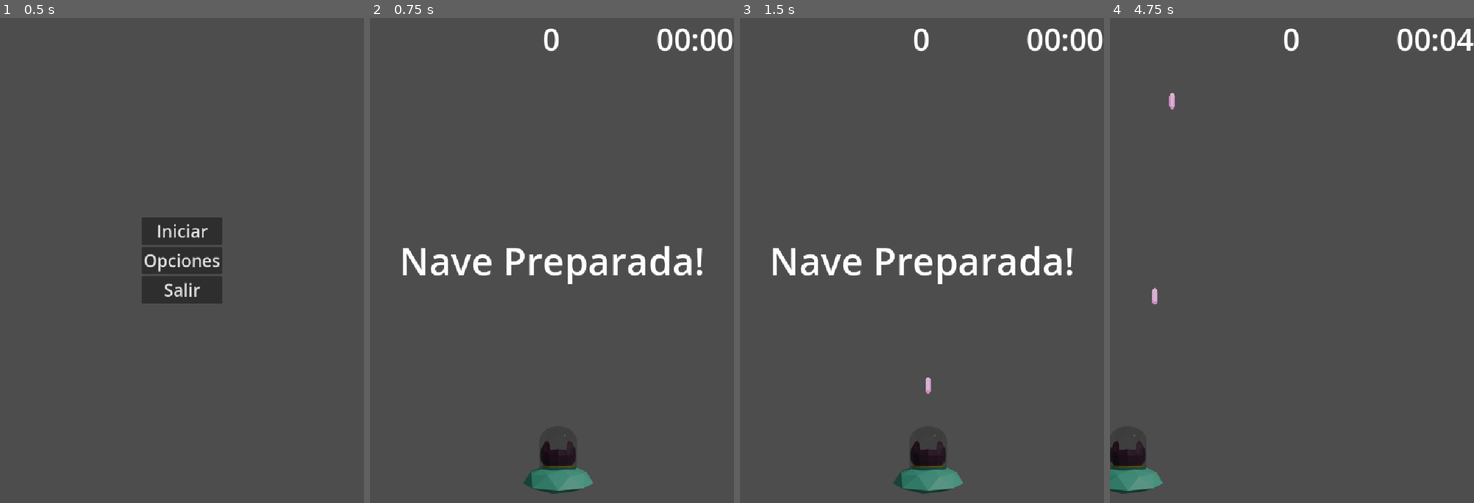
Above: before the commit, frames 1-4 (left to right).
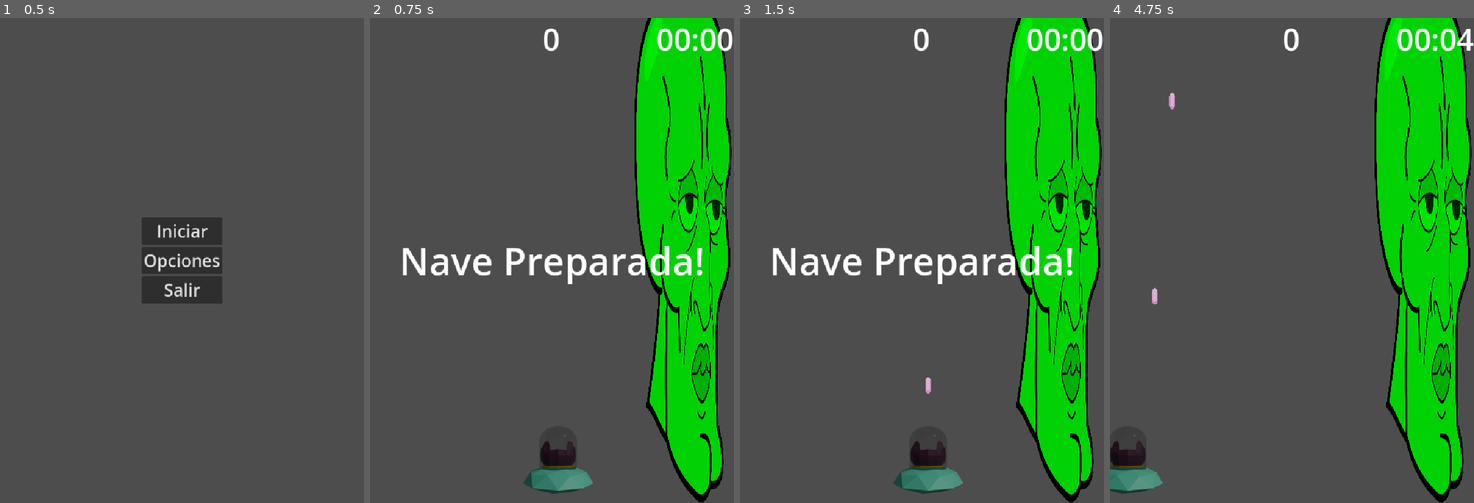
Above: after the commit, the same moments.

Repository: Ian-Jesus/El-viaje-de-Pon
Game: Godot game, scene res://Escenas/menu.tscn
The game is run twice, just before and just after one commit, with the same random seed, the same clock (stepped at 60 frames per second) and the same inputs. The engine's default icon, where the game draws it, is replaced by a stand-in: a white triangle on a blue panel in a dark square.
Inputs:
- Up to frame 1 (0.5 s): no input
- Up to frame 2 (0.75 s): click "Iniciar" at 0.5 s
- Up to frame 3 (1.5 s): tap Enter at 1.25 s; tap W (ata) at 1.35 s
- Up to frame 4 (4.75 s): tap D (der) at 1.55, 2.1, 3.05, 3.6, 4.55 s; hold A (izq) 2.03-2.78 s; tap W (ata) at 2.3, 2.85, 3.8, 4.35 s; hold A (izq) from 4.28 s (still down)

Frame 1 is identical in both runs. In frame 2, 20% of the frame differs, in the area x 72-100%, y 0-100%; in frame 3, 20%; in frame 4, 20%.

Commit message:
Dr Medusa_0
Hice el esqueleto del funcionamiento del Dr Medusa, ahora tengo que hacer los distintos ataques y el emote

Diff:
--- /dev/null
+++ b/Actores/dr_medusa.tscn
@@ -0,0 +1,40 @@
+[gd_scene format=3 uid="uid://bjteyx1ut0pop"]
+
+[ext_resource type="Script" uid="uid://dj6l8qljk0ph" path="res://Scripts/dr_medusa.gd" id="1_ufglm"]
+[ext_resource type="Texture2D" uid="uid://c1jtvjna3cix3" path="res://Sprites/PonOVni.png" id="2_yyt5b"]
+
+[sub_resource type="RectangleShape2D" id="RectangleShape2D_7asr5"]
+size = Vector2(180, 180)
+
+[sub_resource type="RectangleShape2D" id="RectangleShape2D_obaep"]
+size = Vector2(180, 170)
+
+[node name="DrMedusa" type="CharacterBody2D" unique_id=372033936 groups=["enemigo2"]]
+collision_layer = 2
+collision_mask = 4
+script = ExtResource("1_ufglm")
+
+[node name="areaDeteccion" type="Area2D" parent="." unique_id=1615595]
+collision_layer = 0
+collision_mask = 8
+
+[node name="CollisionShape2D" type="CollisionShape2D" parent="areaDeteccion" unique_id=1569007277]
+shape = SubResource("RectangleShape2D_7asr5")
+
+[node name="CollisionShape2D" type="CollisionShape2D" parent="." unique_id=91302955]
+shape = SubResource("RectangleShape2D_obaep")
+
+[node name="Sprite2D" type="Sprite2D" parent="." unique_id=1242693768]
+modulate = Color(0, 1, 0.023529412, 1)
+texture = ExtResource("2_yyt5b")
+
+[node name="Marker2D" type="Marker2D" parent="." unique_id=142022598]
+position = Vector2(0, 100)
+rotation = 3.1415927
+
+[node name="dispararT" type="Timer" parent="." unique_id=656514386]
+one_shot = true
+
+[connection signal="area_shape_exited" from="areaDeteccion" to="." method="_on_area_deteccion_area_shape_exited"]
+[connection signal="body_entered" from="areaDeteccion" to="." method="_on_area_deteccion_body_entered"]
+[connection signal="timeout" from="dispararT" to="." method="_on_disparar_t_timeout"]
--- /dev/null
+++ b/Actores/tentaculo.tscn
@@ -0,0 +1,19 @@
+[gd_scene format=3 uid="uid://c3yapkk2aa71y"]
+
+[ext_resource type="Texture2D" uid="uid://djl4v0bfdqec" path="res://Sprites/calamardo.png" id="1_qsrir"]
+
+[sub_resource type="RectangleShape2D" id="RectangleShape2D_7asr5"]
+size = Vector2(150, 1000)
+
+[node name="Tentanculo" type="Node2D" unique_id=1623238120]
+
+[node name="Area2D" type="Area2D" parent="." unique_id=71737169]
+collision_layer = 0
+
+[node name="CollisionShape2D" type="CollisionShape2D" parent="Area2D" unique_id=887624451]
+shape = SubResource("RectangleShape2D_7asr5")
+
+[node name="Sprite2D" type="Sprite2D" parent="." unique_id=1366824884]
+modulate = Color(0, 1, 0.023529412, 1)
+scale = Vector2(0.2, 0.8)
+texture = ExtResource("1_qsrir")
--- a/Escenas/nuevo_mundo.tscn
+++ b/Escenas/nuevo_mundo.tscn
@@ -4,6 +4,7 @@
 [ext_resource type="PackedScene" uid="uid://bfr1qv2bbm1we" path="res://Actores/pon.tscn" id="2_qeco3"]
 [ext_resource type="PackedScene" uid="uid://cijiqea28tuva" path="res://Escenas/hud.tscn" id="3_qeco3"]
 [ext_resource type="PackedScene" uid="uid://dh5jvlvmxv0ei" path="res://Escenas/area_inmune.tscn" id="4_eia5m"]
+[ext_resource type="PackedScene" uid="uid://c3yapkk2aa71y" path="res://Actores/tentaculo.tscn" id="5_ia3o7"]
 
 [sub_resource type="RectangleShape2D" id="RectangleShape2D_obaep"]
 size = Vector2(100, 2000)
@@ -43,3 +44,6 @@
 
 [node name="AreaInmune" parent="." unique_id=1190852971 instance=ExtResource("4_eia5m")]
 position = Vector2(385, 0)
+
+[node name="Tentanculo" parent="." unique_id=1623238120 instance=ExtResource("5_ia3o7")]
+position = Vector2(660, 469)
--- /dev/null
+++ b/Scripts/dr_medusa.gd
@@ -0,0 +1,100 @@
+extends CharacterBody2D
+# Idea: puedo hacer ataques predeterminados y de ahi que vaya eligiendo que ataque usar
+# Ataque 1) golpe con tentaculo: Dr medusa se muestra por un segundo o dos y luego ataca en esa misma direccion (podria ser fuego tambien del cohete).
+# Ataque 2) lluvia de bombas: tira 3 o 4 bombas al mismo tiempo, caen todas a la par dejando un espacio en medio para pasar, se muestra en el medio y rie malevolamente antes de atacar.
+# Ataque 3) paraguas escudo: aparece y usa un paraguas para reflejar el ataque de pon, lo transforma en dos ataques.
+# Dr Medusa sera implementado como maquina de estados
+var tiempoAtaque: float = 10.0
+@onready var timerAtaque: Timer = $dispararT
+enum estadoM {
+	nexo,
+	ataque1,
+	ataque2,
+	ataque3,
+	emote,
+	derrota, # Ironicamente no es animación de su derrota sino de la señal derrota general, así que aca estara festejando.
+	victoria # Y aca estara triste y se estrellará en la tierra.
+}
+var estadoActual: estadoM = estadoM.nexo
+
+func _ready() -> void:
+	Global.derrota.connect(Callable(self,"destruir"))
+	Global.victoria.connect(Callable(self,"destruir"))
+	# inicia el timer para los ataques y mueve a Dr Medusa
+	_iniciar()
+func _iniciar():
+	timerAtaque.wait_time = tiempoAtaque
+	timerAtaque.start()
+	velocity = Vector2(150,0)
+func destruir():
+	queue_free()
+func _volver_nexo():
+	estadoActual == estadoM.nexo
+
+func _prob_estado() -> String: # Elije un estado de forma semialeatoria
+	# puede que no sea la mejor forma pero es de la que mejor entiendo que quiero hacer haha
+# 45% -> Ataque 1
+# 25% -> Ataque 2
+# 25% -> Ataque 3
+# 5% -> Tira emote (aparece, y tira emote, no hace nada más)
+
+	var prob = randi_range(0,99)
+	var ataque1 = range(45)
+	var ataque2 = range(45,70)
+	var ataque3 = range(70,95)
+	var emote = range(95,100)
+	if prob in ataque1:
+		return "ataque1"
+	elif prob in ataque2:
+		return "ataque2"
+	elif prob in ataque3:
+		return "ataque3"
+	elif prob in emote:
+		return "emote"
+	else:
+		return "error"
+func _cambios(): # Aplica el cambio de estado con respecto al anterior procedimiento
+	if estadoActual == estadoM.nexo:
+		var proximoMovimiento = _prob_estado()
+		if proximoMovimiento == "ataque1":
+			estadoActual = estadoM.ataque1
+		elif proximoMovimiento == "ataque2":
+			estadoActual = estadoM.ataque2
+		elif proximoMovimiento == "ataque3":
+			estadoActual = estadoM.ataque3
+		elif proximoMovimiento == "emote":
+			estadoActual = estadoM.emote
+		else:
+			print("Ocurrio un error")
+func _physics_process(delta: float) -> void: # Ejecuta las acciones de los distintos estados
+	if estadoActual == estadoM.ataque1:
+		_ataque1()
+		_volver_nexo()
+	elif estadoActual == estadoM.ataque2:
+		_ataque2()
+		_volver_nexo()
+	elif estadoActual == estadoM.ataque3:
+		_ataque3()
+		_volver_nexo()
+	elif estadoActual == estadoM.emote:
+		_emote()
+		_volver_nexo()
+	elif estadoActual == estadoM.derrota:
+		destruir()
+	elif estadoActual == estadoM.victoria:
+		destruir()
+
+
+func _ataque1():
+	pass
+func _ataque2():
+	pass
+func _ataque3():
+	pass
+func _emote():
+	pass
+
+func _on_disparar_t_timeout() -> void:
+	_cambios()
+	timerAtaque.wait_time = tiempoAtaque
+	timerAtaque.start()
--- a/Scripts/enemigo.gd
+++ b/Scripts/enemigo.gd
@@ -1,7 +1,6 @@
 extends CharacterBody2D
 var velocidad = 300
 func _ready() -> void:
-	Global.pon_daño.connect(Callable(self,"_daño_pon"))
 	Global.derrota.connect(Callable(self,"destruir"))
 	Global.victoria.connect(Callable(self,"destruir"))
 
Not shown, added: Scripts/dr_medusa.gd.uid
Binary file added: Sprites/calamardo.png
Not shown, added: Sprites/calamardo.png.import
